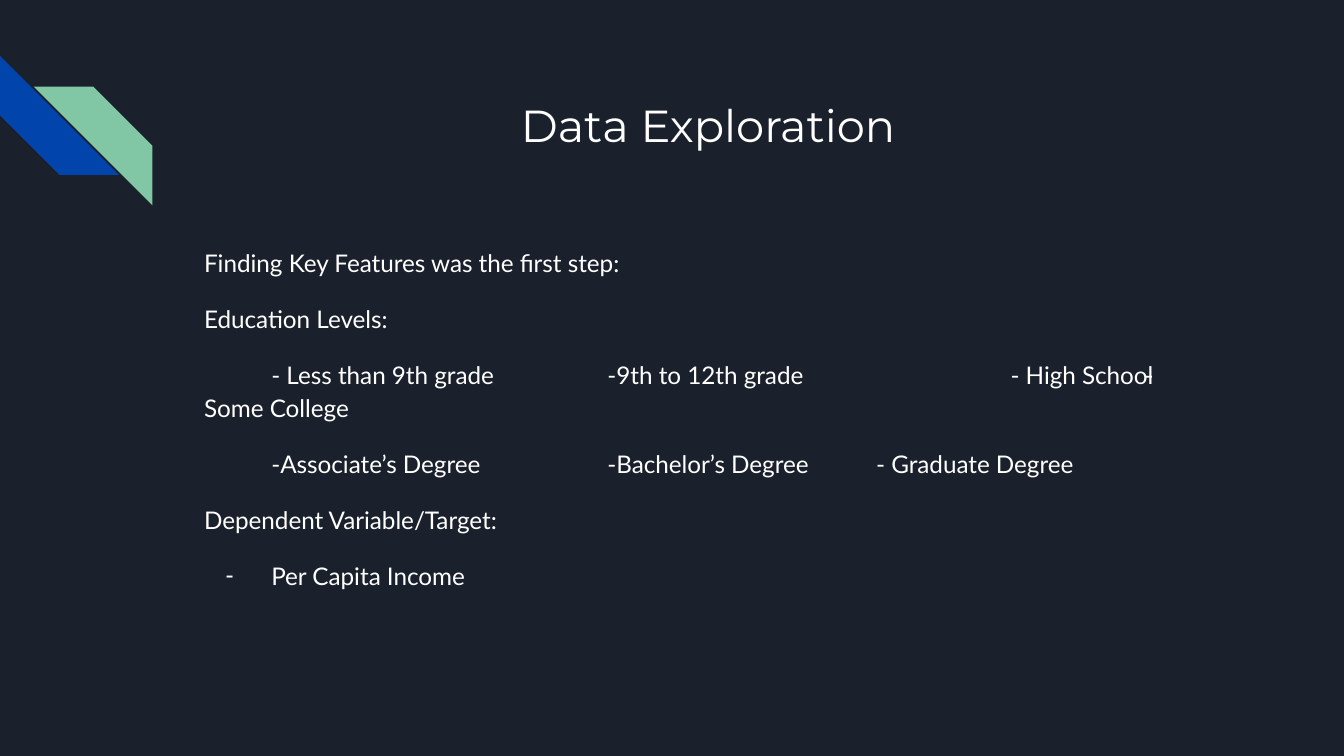
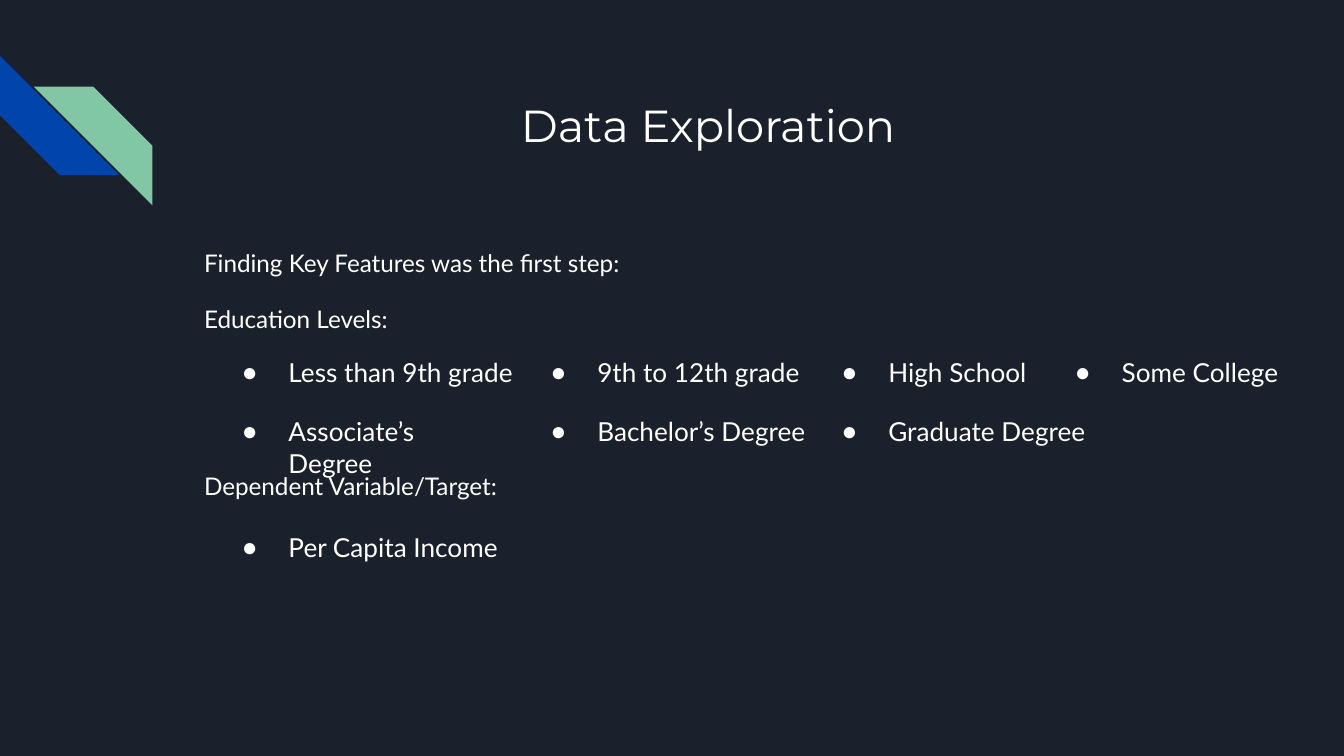
Before and after one commit to VickyCarlson/PCI_Growth, a slide deck: slide 5 of Effect of Educational Attainment on per Capita Growth by State.pptx. Drawn at 1344x756 pixels with LibreOffice and Linux fonts; fonts in the diff are those of the drawing. Boxes give left, top, right and bottom in pixels: in the first picture for what was removed or moved away, otherwise in the second. Text is boxed around its words. In the diff, an @@ line names an element or a change of style, - is before the commit and + after.

```diff
--- a/Effect of Educational Attainment on per Capita Growth by State.pptx
+++ b/Effect of Educational Attainment on per Capita Growth by State.pptx
@@ text at (271, 366, 809, 478): paragraphs removed @@
-- Less than 9th grade -9th to 12th grade - High School -Some College
--Associate’s Degree -Bachelor’s Degree - Graduate Degree
@@ text added at (288, 362, 512, 387), 14 pt, text #FFFFFF @@
+● Less than 9th grade
@@ text added at (597, 362, 799, 387), 14 pt, text #FFFFFF @@
+● 9th to 12th grade
@@ text added at (888, 362, 1026, 387), 14 pt, text #FFFFFF @@
+● High School
@@ text added at (1122, 362, 1278, 387), 14 pt, text #FFFFFF @@
+● Some College
@@ text added at (288, 421, 414, 477), 14 pt, text #FFFFFF @@
+● Associate’s Degree
@@ text added at (597, 421, 805, 446), 14 pt, text #FFFFFF @@
+● Bachelor’s Degree
@@ text added at (888, 421, 1085, 446), 14 pt, text #FFFFFF @@
+● Graduate Degree
@@ text added at (288, 538, 497, 562), 14 pt, text #FFFFFF @@
+● Per Capita Income
@@ text at (271, 567, 465, 589): paragraph removed @@
-– Per Capita Income
```
Also in this commit, not shown: 9 other slides changed, 2 slides added, 1 slide removed.
